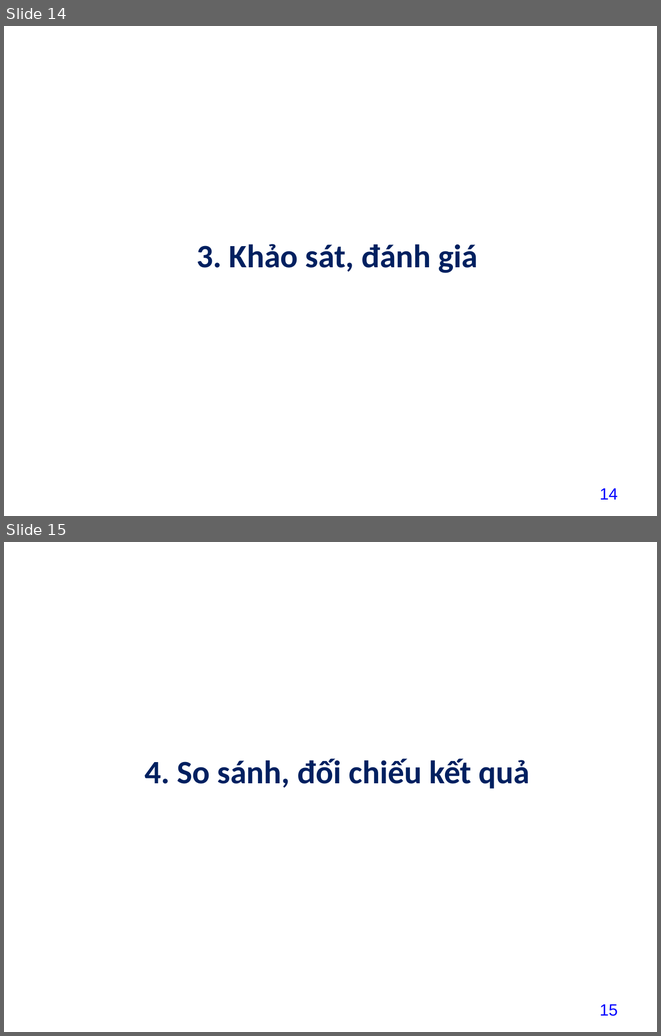
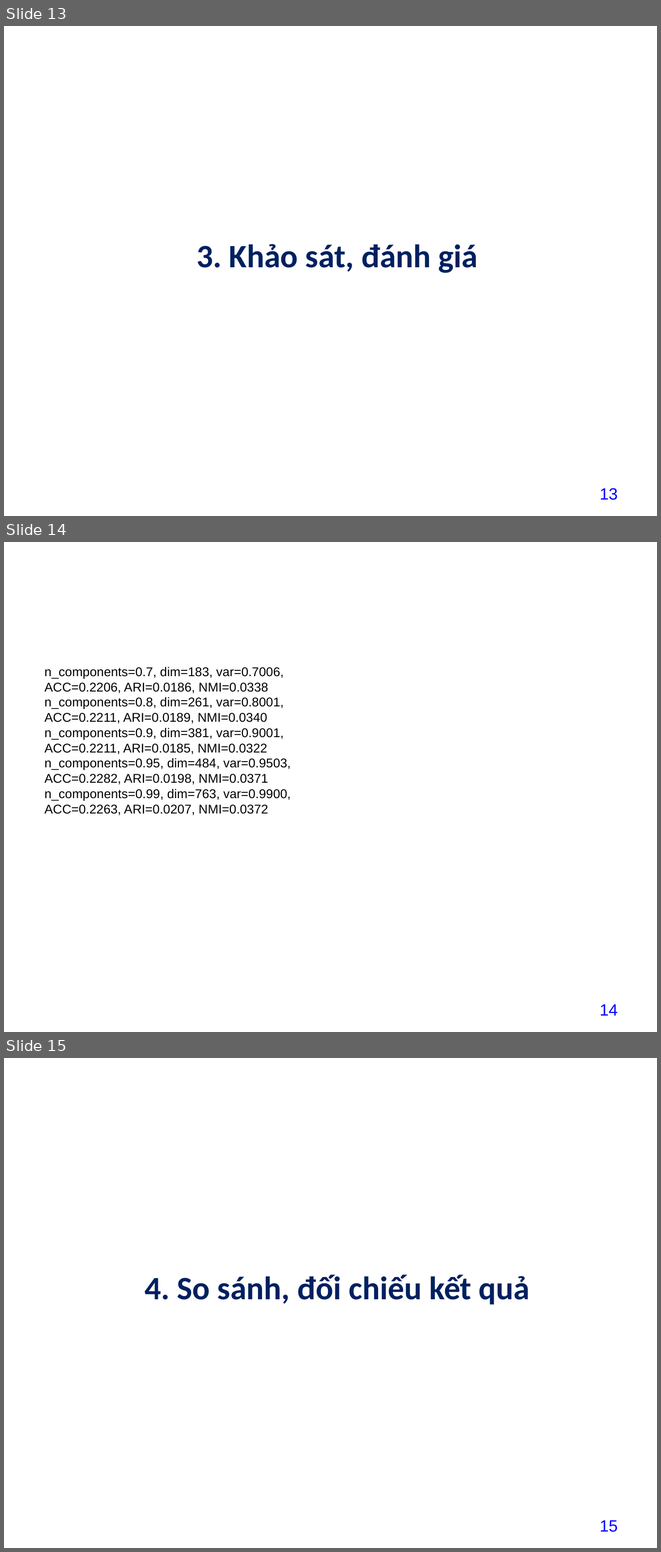
Before and after one commit to datdatnguyen2609/datdatnguyen2609, a slide deck: project/baitaplon/13_NguyenThanhDat211440519_baitaplon.pptx. Shown one above the other, each under a label of ours: slides 14 and 15 before the commit, slides 13, 14 and 15 after it. The pictures are 661x1036 and 661x1552 pixels, drawn with LibreOffice and Linux fonts; fonts in the diff are those of the drawing; background and template pictures are left out. Boxes give left, top, right and bottom in pixels: in the first picture for what was removed or moved away, otherwise in the second. Text is boxed around its words. In the diff, an @@ line names an element or a change of style, - is before the commit and + after.

```diff
--- a/project/baitaplon/13_NguyenThanhDat211440519_baitaplon.pptx
+++ b/project/baitaplon/13_NguyenThanhDat211440519_baitaplon.pptx
@@ slide 14 added at <box>4,542,657,1032</box>, background picture (left out) @@
@@ title added at <box>19,560,291,603</box>, 32 pt, text #FFFFFF, bold @@
+3. Khảo sát, đánh giá
@@ text added at <box>44,667,291,815</box>, 14 pt, text #000000 @@
+n_components=0.7, dim=183, var=0.7006, ACC=0.2206, ARI=0.0186, NMI=0.0338
+n_components=0.8, dim=261, var=0.8001, ACC=0.2211, ARI=0.0189, NMI=0.0340
+n_components=0.9, dim=381, var=0.9001, ACC=0.2211, ARI=0.0185, NMI=0.0322
+n_components=0.95, dim=484, var=0.9503, ACC=0.2282, ARI=0.0198, NMI=0.0371
+n_components=0.99, dim=763, var=0.9900, ACC=0.2263, ARI=0.0207, NMI=0.0372
@@ page number added at <box>600,1004,618,1015</box>, 18 pt, text #0000FF @@
+14
@@ what was slide 14 is now slide 13 @@
@@ page number at <box>600,488,618,500</box>: text changed @@
-14
+13
```
Also in this commit, not shown: 2 slides changed, 1 slide removed, 7 other files.
